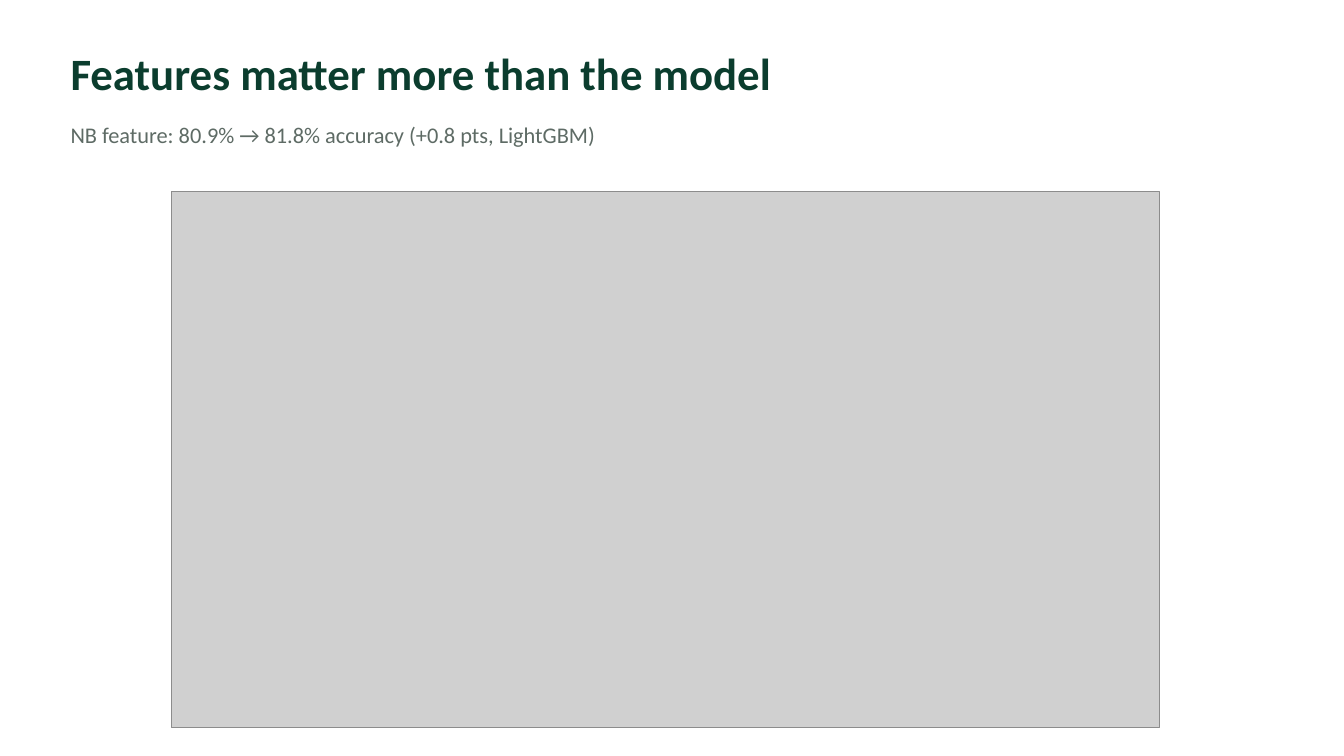
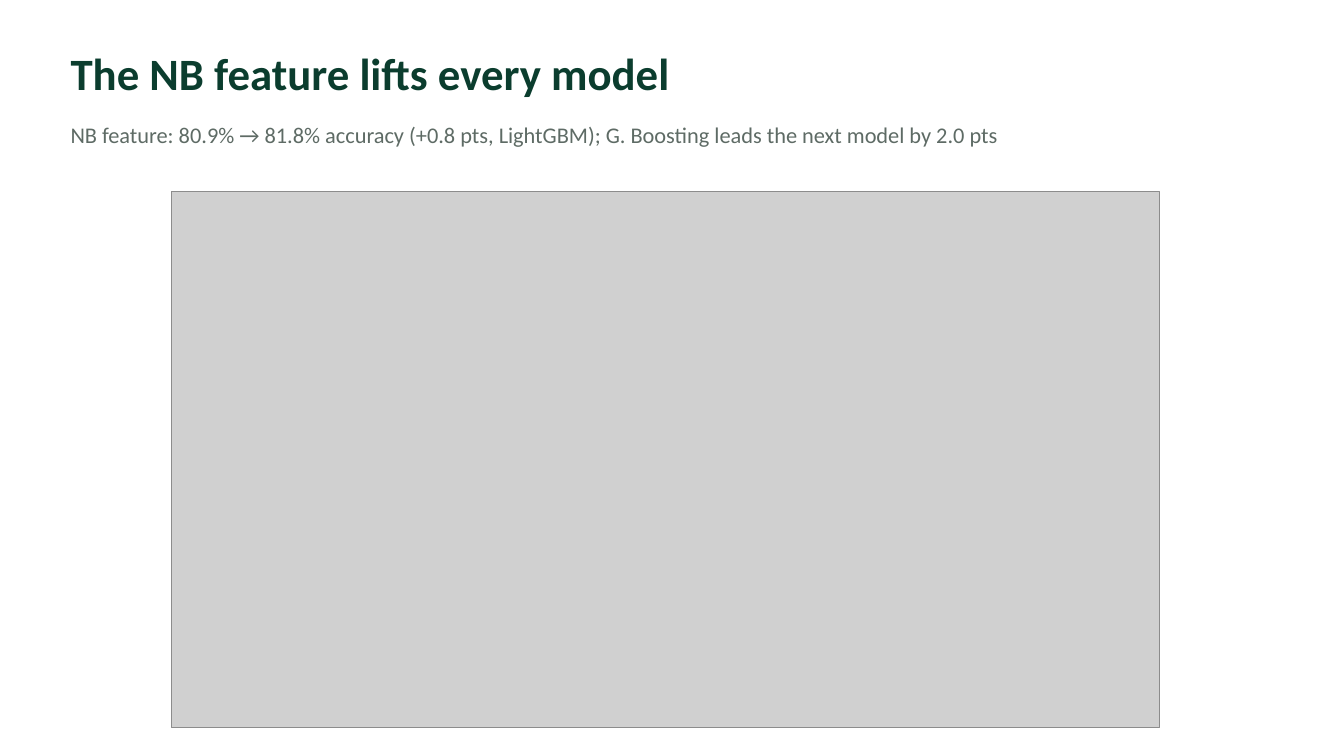
Before and after one commit to santoshcheethiralame-dot/ML_Mini_Project_Team_ID_18, a slide deck: slide 8 of results/slides.pptx. Drawn at 1344x756 pixels with LibreOffice and Linux fonts; fonts in the diff are those of the drawing; grey boxes stand for pictures. Boxes give left, top, right and bottom in pixels: in the first picture for what was removed or moved away, otherwise in the second. Text is boxed around its words. In the diff, an @@ line names an element or a change of style, - is before the commit and + after.

Commit message:
Slides: fix slide 8 claim, slide 3 overflow, add significance; write-up: 2-decimal ablation

```diff
--- a/results/slides.pptx
+++ b/results/slides.pptx
@@ text at (71, 58, 669, 97): text changed @@
-Features matter more than the model
+The NB feature lifts every model
@@ text at (71, 127, 998, 147): text changed @@
-NB feature: 80.9% → 81.8% accuracy (+0.8 pts, LightGBM)
+NB feature: 80.9% → 81.8% accuracy (+0.8 pts, LightGBM); G. Boosting leads the next model by 2.0 pts
```
Also in this commit, not shown: 3 other slides changed, 4 other files.
